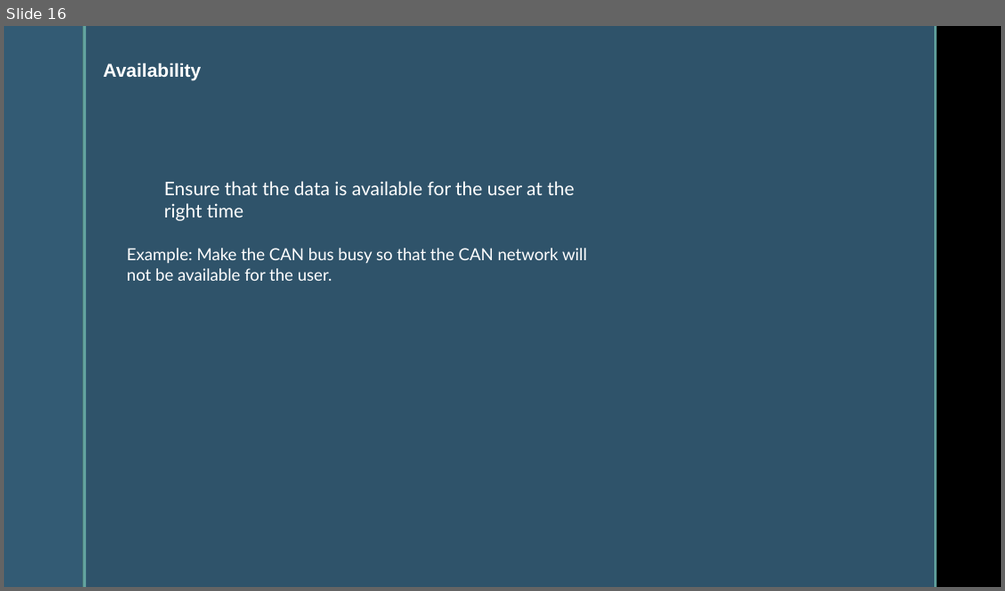
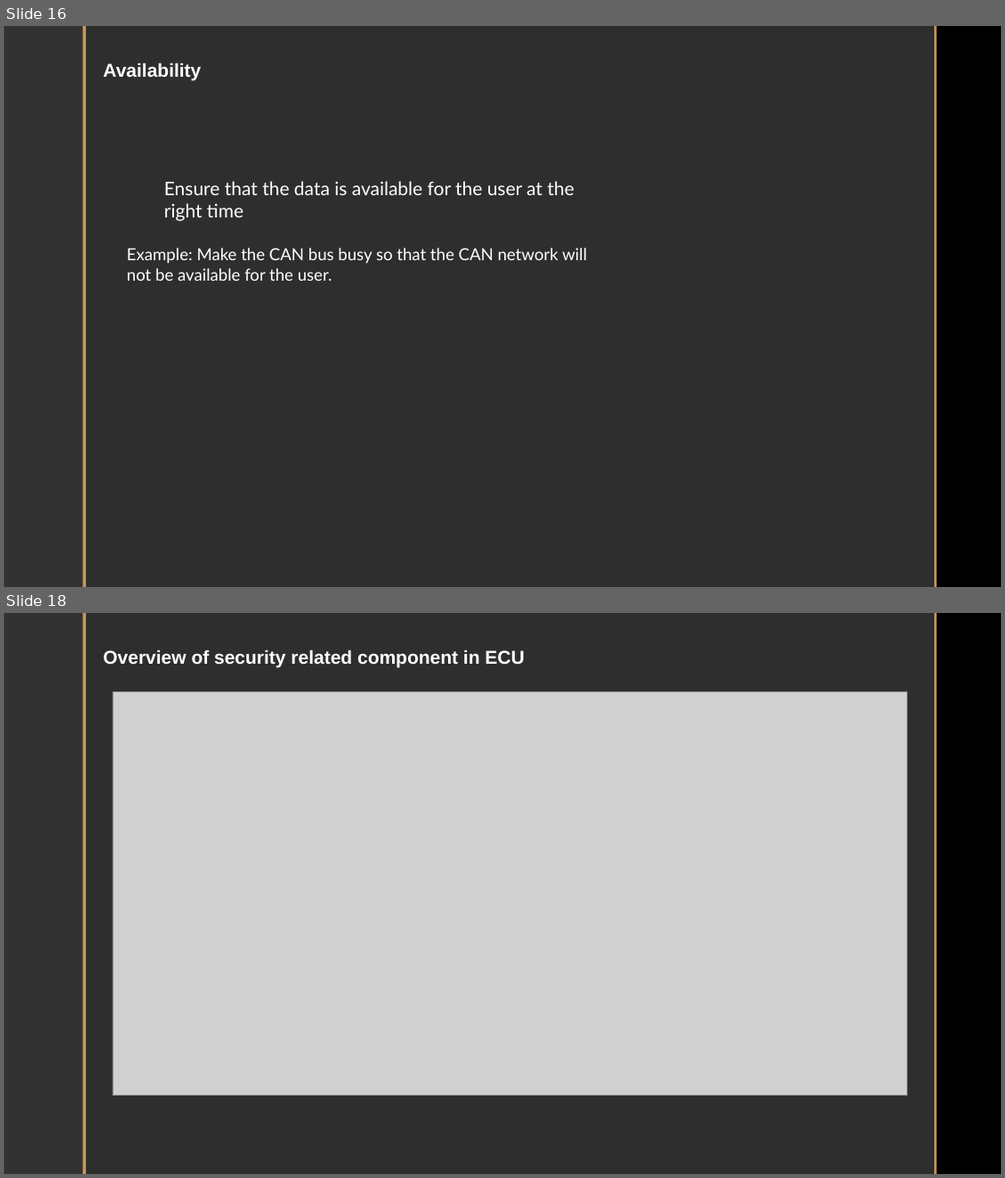
Before and after one commit to AutoRonics/Automotive_Cybersecutiry, a slide deck: Overview of Automotive security .pptx. Shown one above the other, each under a label of ours: slide 16 before the commit, slides 16 and 18 after it; the slides between them are not shown. The pictures are 1005x591 and 1005x1178 pixels, drawn with LibreOffice and Linux fonts; fonts in the diff are those of the drawing; grey boxes stand for pictures; background and template pictures are left out. Boxes give left, top, right and bottom in pixels: in the first picture for what was removed or moved away, otherwise in the second. Text is boxed around its words. In the diff, an @@ line names an element or a change of style, - is before the commit and + after.

```diff
--- a/Overview of Automotive security .pptx
+++ b/Overview of Automotive security .pptx
@@ slide 18 added at (4, 613, 1001, 1174), background picture (left out); not listed: 4 template elements that a slide beside it also shows @@
@@ text added at (103, 649, 524, 667), 18 pt, text #FFFFFF, bold @@
+Overview of security related component in ECU
@@ picture added at (113, 692, 907, 1095) @@
@@ slide 16 changed as well @@
@@ rectangle at (4, 26, 82, 587): fill #335B74 to #323232 @@
@@ rectangle at (82, 26, 86, 587): fill #62A39F to #C19859 @@
@@ rectangle at (86, 26, 934, 587): fill #335B74 at 92% opacity to #323232 at 92% opacity @@
@@ rectangle at (934, 26, 937, 587): fill #62A39F to #C19859 @@
```
Also in this commit, not shown: 29 other slides changed, 5 other slides added, 2 slides removed.
